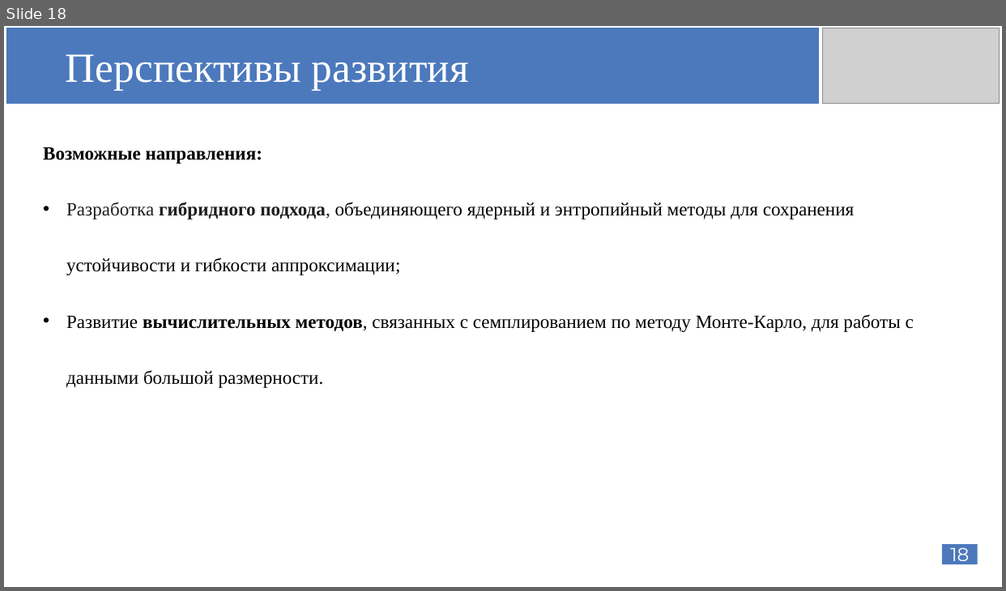
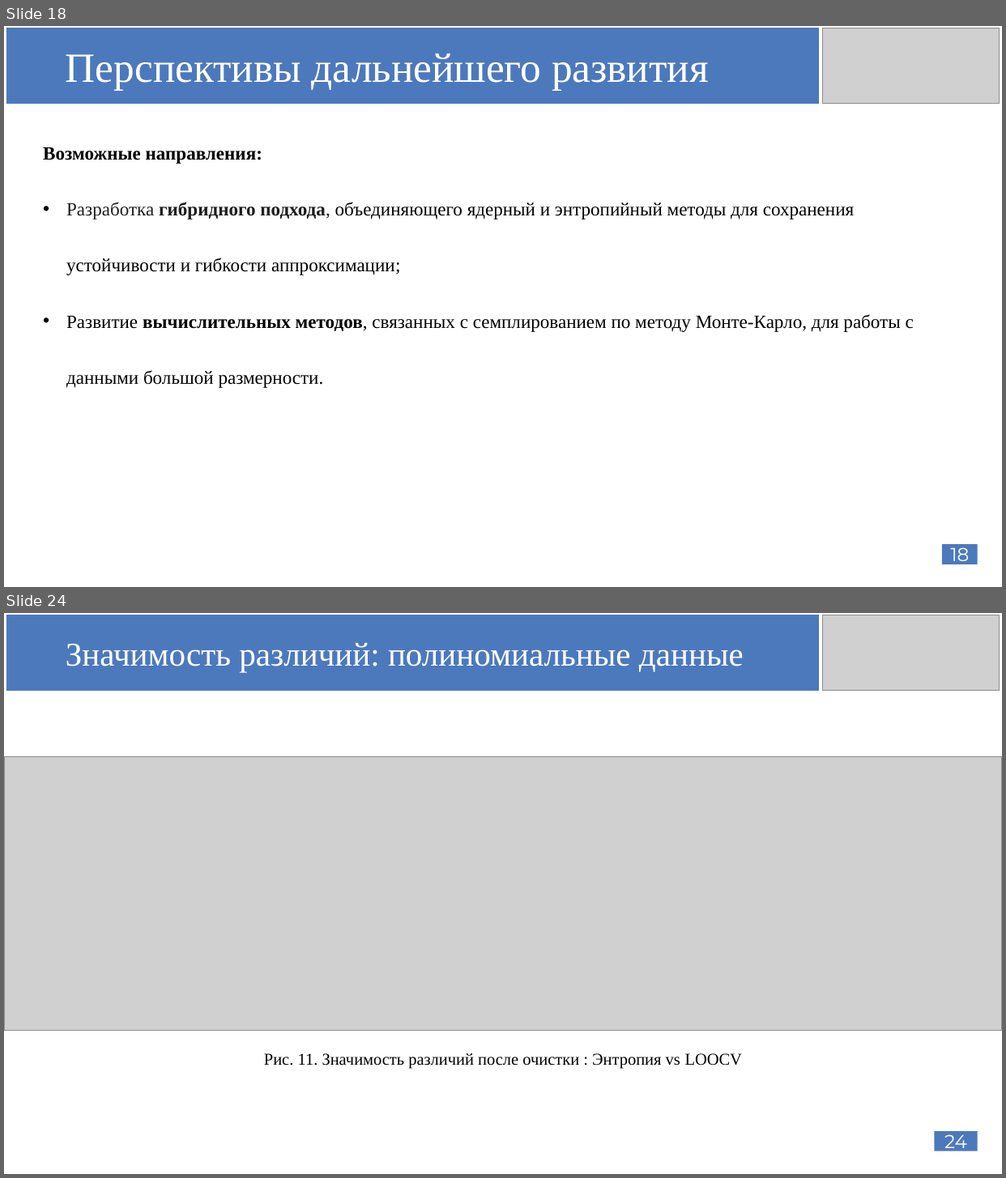
Before and after one commit to AnfimovAleksandr/mag_diploma, a slide deck: Защита диплома/Anfimov_diplom_shablon.pptx. Shown one above the other, each under a label of ours: slide 18 before the commit, slides 18 and 24 after it; the slides between them are not shown. The pictures are 1006x591 and 1006x1178 pixels, drawn with LibreOffice and Linux fonts; fonts in the diff are those of the drawing; grey boxes stand for pictures. Boxes give left, top, right and bottom in pixels: in the first picture for what was removed or moved away, otherwise in the second. Text is boxed around its words. In the diff, an @@ line names an element or a change of style, - is before the commit and + after.

```diff
--- a/Защита диплома/Anfimov_diplom_shablon.pptx
+++ b/Защита диплома/Anfimov_diplom_shablon.pptx
@@ slide 24 added at (x1=4, y1=613, x2=1002, y2=1174), background #FFFFFF @@
@@ rectangle added at (x1=6, y1=615, x2=819, y2=691), fill #4C79BC, 32 pt, text #FFFFFF @@
+Значимость различий: полиномиальные данные
@@ picture added at (x1=823, y1=615, x2=999, y2=691) @@
@@ picture added at (x1=4, y1=756, x2=1002, y2=1032) @@
@@ picture added at (x1=52, y1=756, x2=966, y2=1032) @@
@@ text added at (x1=264, y1=1054, x2=742, y2=1069), 16 pt, text #000000 @@
+Рис. 11. Значимость различий после очистки : Энтропия vs LOOCV
@@ page number added at (x1=935, y1=1131, x2=978, y2=1152), fill #4C79BC, 18 pt, text #FFFFFF @@
+24
@@ slide 18 changed as well @@
@@ text in rectangle at (x1=66, y1=54, x2=709, y2=91): text changed @@
-Перспективы развития
+Перспективы дальнейшего развития
```
Also in this commit, not shown: 10 other slides changed, 15 other slides added, 38 other files.
